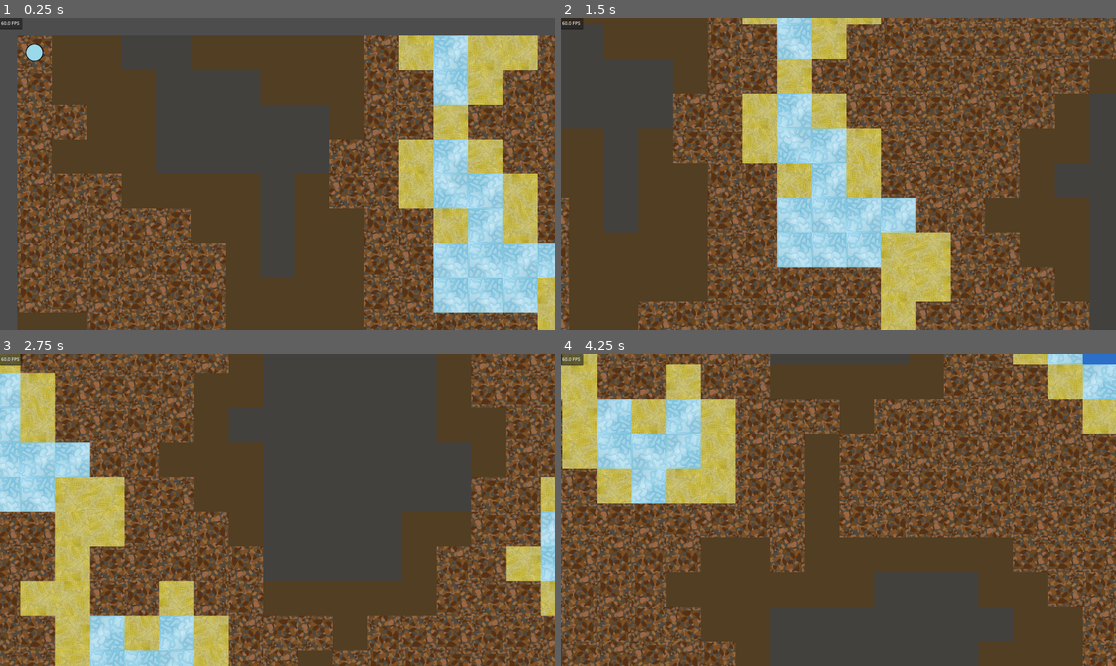
Above: before the commit, frames 1-4 (two rows, left to right).
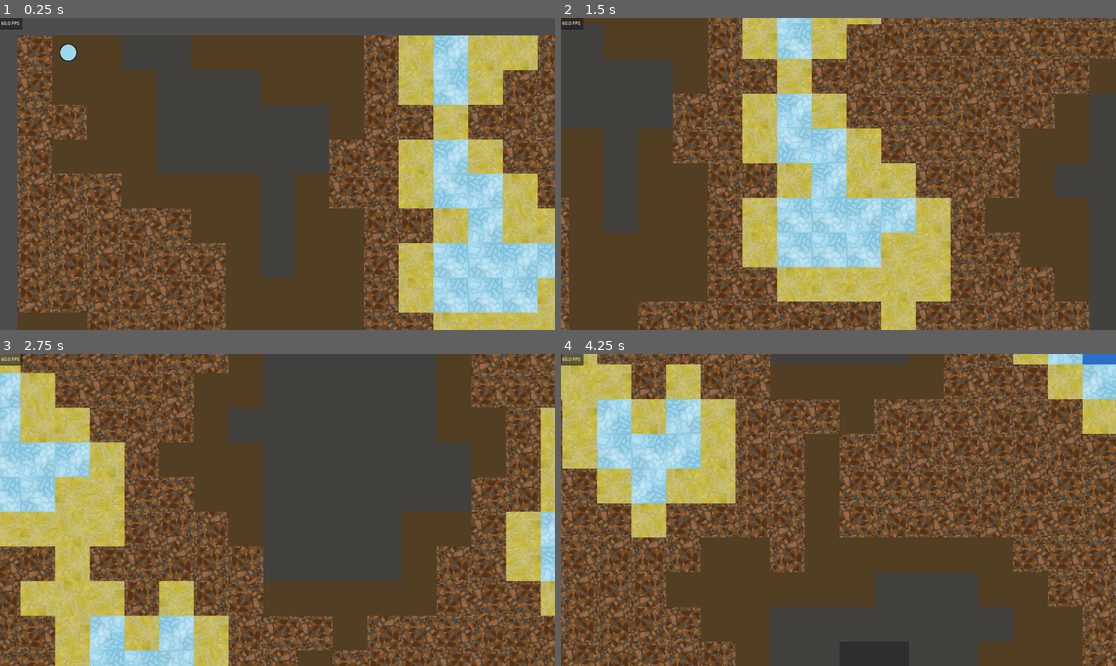
Above: after the commit, the same moments.

Repository: jokutdavid/windymob
Game: Godot game, scene res://scenes/main.tscn
The game is run twice, just before and just after one commit, with the same random seed, the same clock (stepped at 60 frames per second) and the same inputs.
Inputs (mouse positions are in pixels of both pictures, inside the frame that each line leads up to):
- Up to frame 1 (0.25 s): no input
- Up to frame 2 (1.5 s): move the mouse to (960, 158) at 0.52 s; hold Right (ui_right) 0.53-1.25 s; click (960, 158) at 0.67 s; drag from (727, 189) to (572, 52) at 1.27 s
- Up to frame 3 (2.75 s): tap Enter at 2 s; move the mouse to (333, 441) at 2.02 s; hold Right (ui_right) from 2.03 s (still down)
- Up to frame 4 (4.25 s): release Right (ui_right) at 2.75 s; drag from (810, 572) to (599, 357) at 2.77 s; tap Space at 3.5 s; move the mouse to (1005, 556) at 3.52 s; hold Left (ui_left) from 3.53 s (still down)

The runs differ from the first frame. In frame 1, 3.8% of the frame differs, in the area x 4-100%, y 8-100%; in frame 2, 5.6%, in the area x 32-71%, y 2-91%; in frame 3, 4.6%; in frame 4, 1.4%.

Commit message:
Improves world generation and camera zoom
Adjusts terrain generation parameters to refine the landscape.
Specifically lowers the mountain peak height.

Restricts pathfinding to walkable tiles during world generation by
excluding tiles with a level that is not water, sand or shallow
ocean.

Surrounds water tiles with sand for a smoother look.

Improves camera zoom functionality by introducing min/max zoom
export variables and utilizing them to restrict zoom.

Diff:
--- a/scenes/main.tscn
+++ b/scenes/main.tscn
@@ -19,7 +19,7 @@
 sand = 2.8
 dirt = 4.6
 hill = 5.6
-mountain = 7.4
+mountain = 6.8
 
 [node name="People" type="Node2D" parent="Game"]
 
--- a/scripts/camera_2d.gd
+++ b/scripts/camera_2d.gd
@@ -5,6 +5,8 @@
 var drag_pos = Vector2.ZERO
 var dragging: bool
 
+@export var ZOOM_MIN = 0.4
+@export var ZOOM_MAX = 2.5
 
 func _process(delta):
 	var Main = get_parent()
@@ -55,5 +57,5 @@
 		elif event.button_index == MOUSE_BUTTON_WHEEL_DOWN:
 			changed_zoom = changed_zoom * 0.9
 
-	if changed_zoom.x > 0.6 and changed_zoom.x < 2.5:
+	if changed_zoom.x > ZOOM_MIN and changed_zoom.x < ZOOM_MAX:
 		zoom = changed_zoom
--- a/scripts/tiles_node.gd
+++ b/scripts/tiles_node.gd
@@ -17,6 +17,8 @@
 
 var hastar = AStarGrid2D.new() # hastar -> human astar (pathfinding A* for humans)
 var Main
+
+
 
 func _ready():
 	Main = get_parent().get_parent()
@@ -43,7 +45,6 @@
 
 
 
-			var solid := true
 			var level: int
 
 			var value = noise.get_noise_2d(x, y) + 1
@@ -63,13 +64,46 @@
 				level = 3
 			elif value <= mountain_peak / 4:
 				level = 4
+			else:
+				level = 99
 
 
 			tile_child.id = Vector2(x, y)
 			tile_child.level = level
 			tile_child.type = tile_child.ttp.terrain
-			hastar.set_point_solid(Vector2(x, y), solid)
+			hastar.set_point_solid(Vector2(x, y), ![0, 1, 2].has(tile_child.level))
 
 			tile_grid[y].append(tile_child)
 
 	hastar.update()
+
+	surround_water_with_sand()
+
+
+func surround_water_with_sand():
+	var grid_height = Main.row_cols.y
+	var grid_width = Main.row_cols.x
+
+
+	for y in grid_height:
+		for x in grid_width:
+			if tile_grid[y][x].level < 0:
+				if y > 0:
+					if tile_grid[y - 1][x].level > 0:
+						tile_grid[y - 1][x].level = 0
+
+				if y < grid_height - 1:
+					if tile_grid[y + 1][x].level > 0:
+						tile_grid[y + 1][x].level = 0
+
+				if x > 0:
+					if tile_grid[y][x - 1].level > 0:
+						tile_grid[y][x - 1].level = 0
+
+				if x < grid_width - 1:
+					if tile_grid[y][x + 1].level > 0:
+						tile_grid[y][x + 1].level = 0
+
+
+func get_coord_id(x: int, y: int, width: int):
+	return x + y * width
